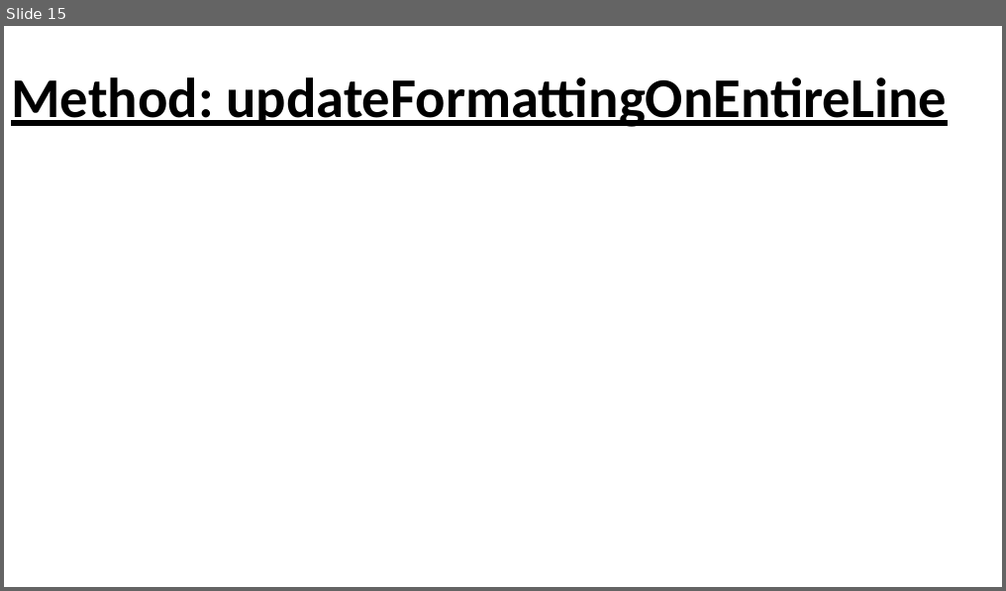
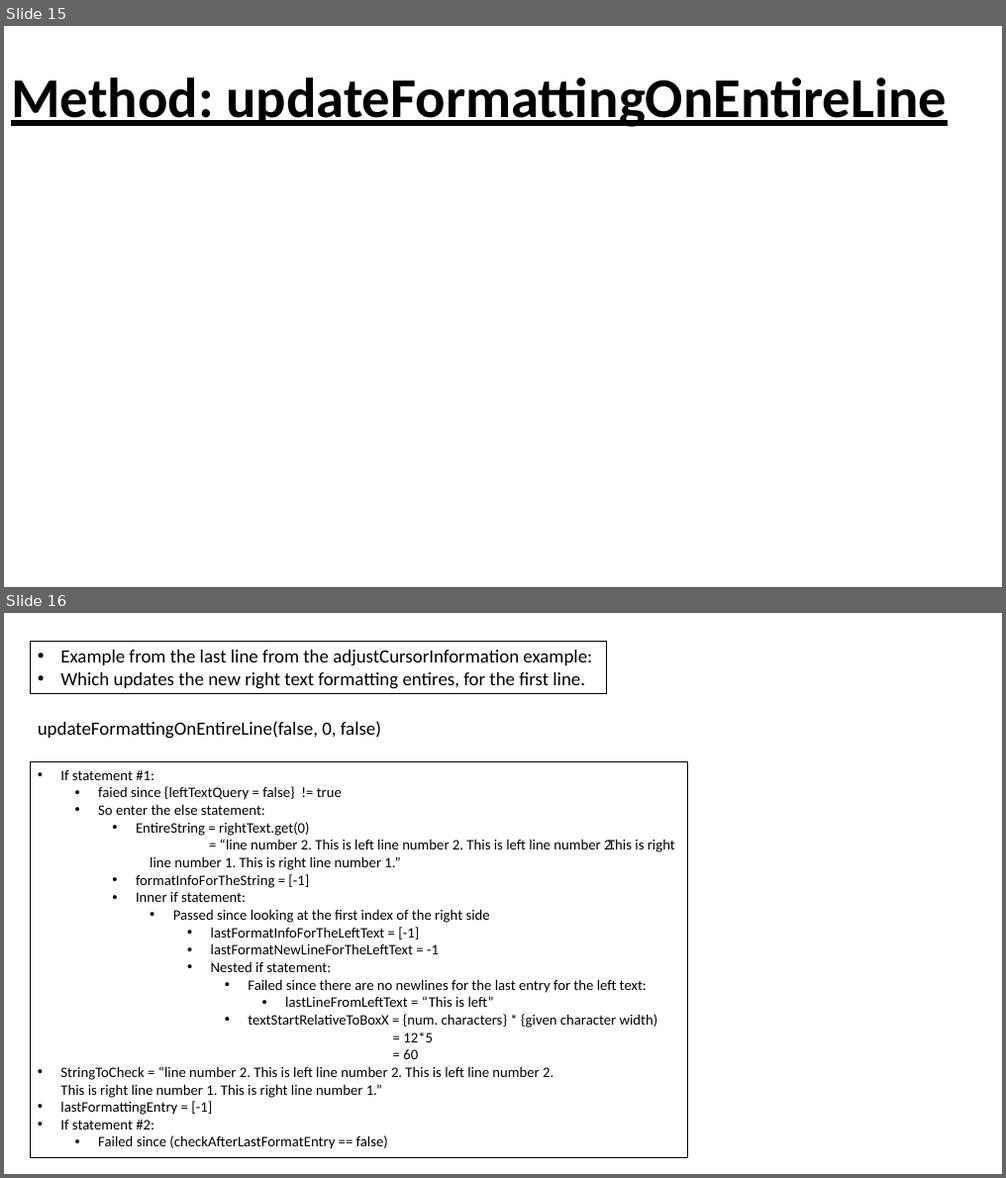
Before and after one commit to L-Holmes/PowerPoint-Quiz-Generator, a slide deck: textbox guide.pptx. Shown one above the other, each under a label of ours: slide 15 before the commit, slides 15 and 16 after it. The pictures are 1006x591 and 1006x1178 pixels, drawn with LibreOffice and Linux fonts; fonts in the diff are those of the drawing. Boxes give left, top, right and bottom in pixels: in the first picture for what was removed or moved away, otherwise in the second. Text is boxed around its words. In the diff, an @@ line names an element or a change of style, - is before the commit and + after.

Commit message:
checked the updateFormattingOnEntireLine method and modified it to account for the point where the left text meets the right text. Also created new method (findOverHangFromAvgCharWidth) to provide a more efficient method of finding the position of the overhang within the text

```diff
--- a/textbox guide.pptx
+++ b/textbox guide.pptx
@@ slide 16 added at bbox=[4, 613, 1002, 1174], background #FFFFFF @@
@@ rectangle added at bbox=[30, 641, 607, 694], outline #000000 0.75 pt, 18 pt, text #000000 @@
+• Example from the last line from the adjustCursorInformation example:
+• Which updates the new right text formatting entires, for the first line.
@@ text added at bbox=[38, 721, 381, 739], 18 pt, text #000000 @@
+updateFormattingOnEntireLine(false, 0, false)
@@ rectangle added at bbox=[30, 762, 688, 1158], outline #000000 0.75 pt, 14 pt, text #000000 @@
+• If statement #1:
+  • faied since {leftTextQuery = false} != true
+  • So enter the else statement:
+    • EntireString = rightText.get(0)
+      = “line number 2. This is left line number 2. This is left line number 2. This is right line number 1. This is right line number 1.”
+    • formatInfoForTheString = [-1]
+    • Inner if statement:
+      • Passed since looking at the first index of the right side
+        • lastFormatInfoForTheLeftText = [-1]
+        • lastFormatNewLineForTheLeftText = -1
+        • Nested if statement:
+          • Failed since there are no newlines for the last entry for the left text:
+            • lastLineFromLeftText = “This is left”
+          • textStartRelativeToBoxX = {num. characters} * {given character width)
+            = 12*5
+            = 60
+• StringToCheck = “line number 2. This is left line number 2. This is left line number 2. This is right line number 1. This is right line number 1.”
+• lastFormattingEntry = [-1]
+• If statement #2:
+  • Failed since (checkAfterLastFormatEntry == false)
```
Also in this commit, not shown: 2 slides changed, 5 other slides added, 1 other file.
